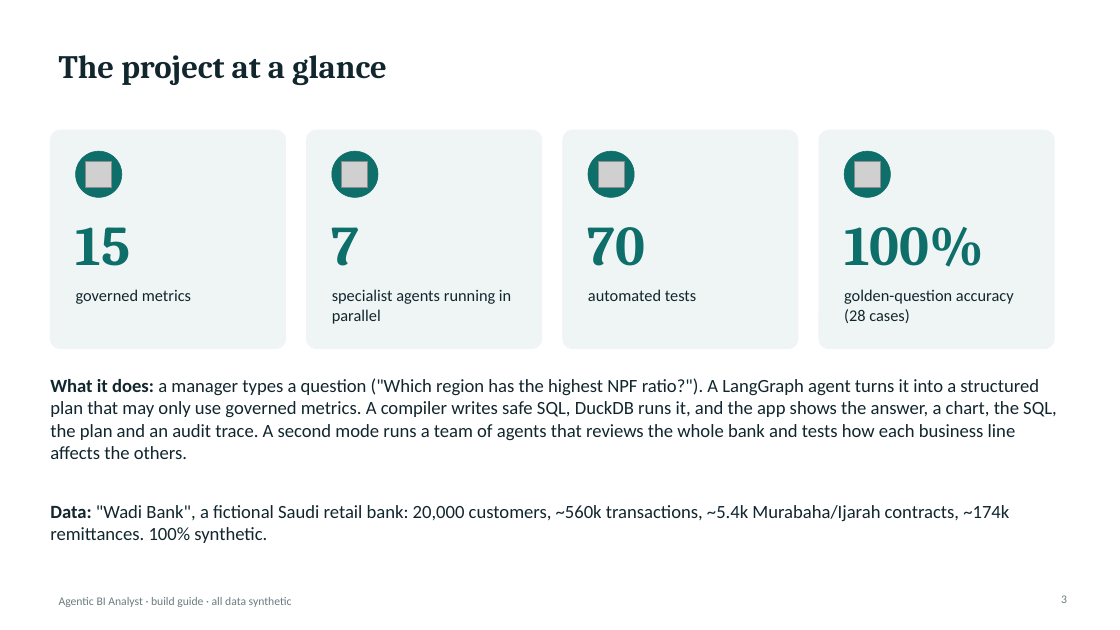
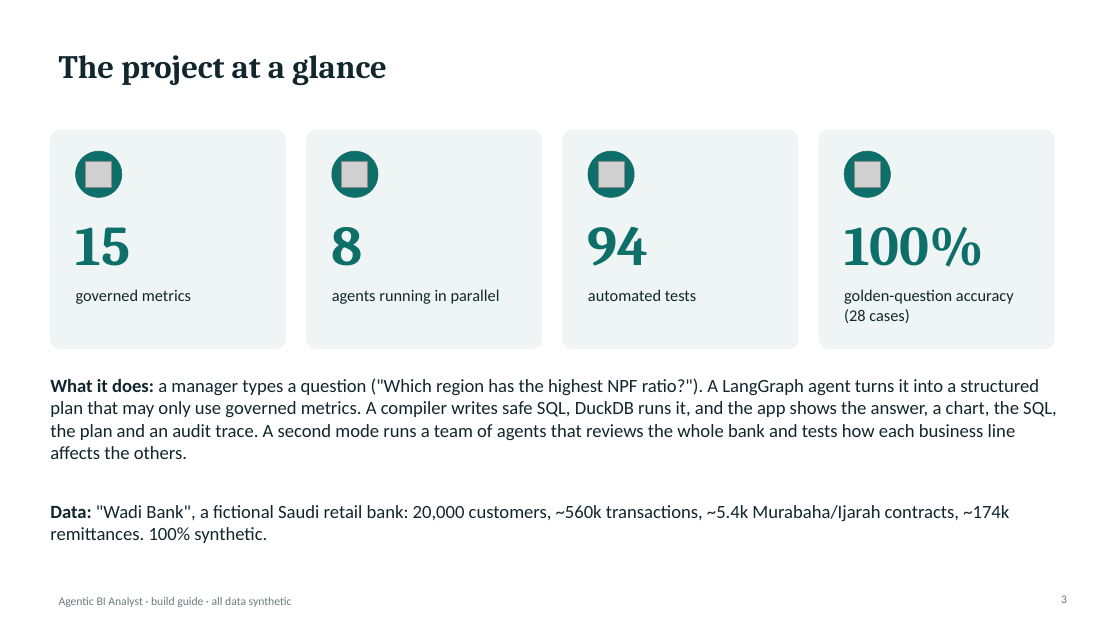
Before and after one commit to vickarzz/agentic-bi-analyst, a slide deck: slide 3 of docs/presentation/Agentic_BI_Analyst_Build_Guide.pptx. Drawn at 1120x630 pixels with LibreOffice and Linux fonts; fonts in the diff are those of the drawing; grey boxes stand for pictures. Boxes give left, top, right and bottom in pixels: in the first picture for what was removed or moved away, otherwise in the second. Text is boxed around its words. In the diff, an @@ line names an element or a change of style, - is before the commit and + after.

```diff
--- a/docs/presentation/Agentic_BI_Analyst_Build_Guide.pptx
+++ b/docs/presentation/Agentic_BI_Analyst_Build_Guide.pptx
@@ text at <box>332,227,363,266</box>: text changed @@
-7
+8
@@ text at <box>588,227,649,266</box>: text changed @@
-70
+94
@@ text at <box>332,289,500,304</box>: text changed @@
-specialist agents running in parallel
+agents running in parallel
```
Also in this commit, not shown: 9 other slides changed, 11 slides added, 47 other files.
